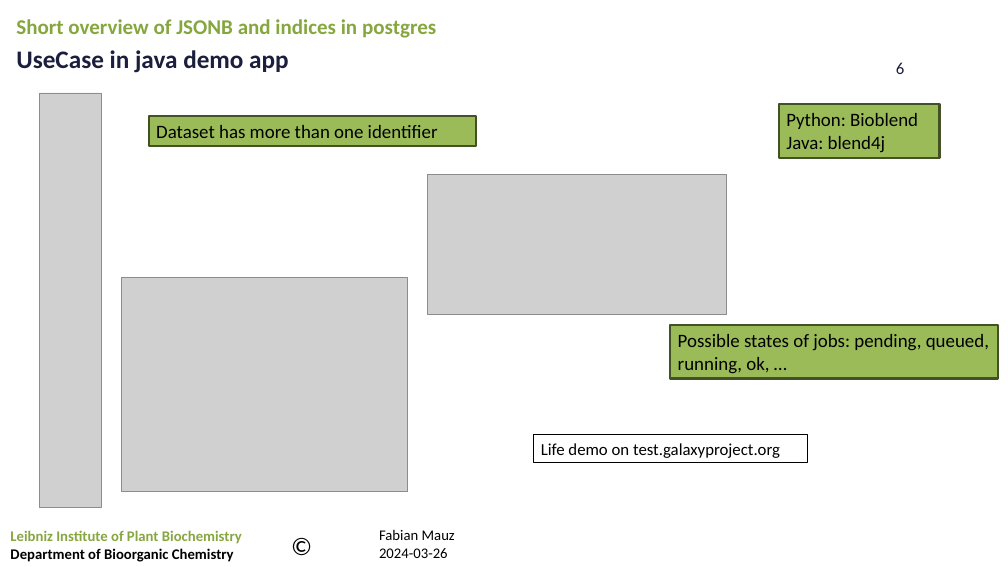
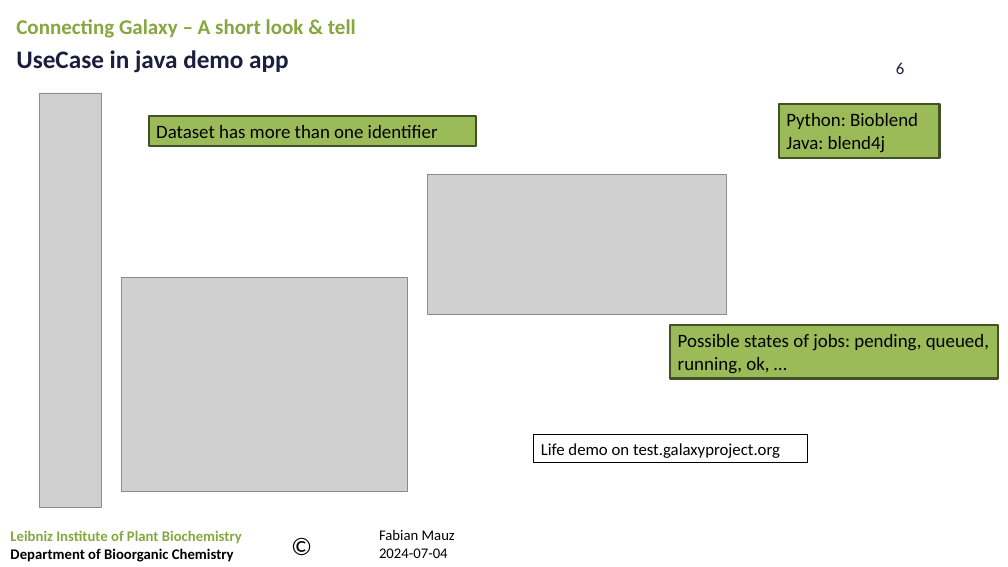
Before and after one commit to FabianMauz/ipb-talk-galaxy-api-20240704, a slide deck: slide 6 of talk/20240704_galaxy-api.pptx. Drawn at 1008x567 pixels with LibreOffice and Linux fonts; fonts in the diff are those of the drawing; grey boxes stand for pictures; background and template pictures are left out. Boxes give left, top, right and bottom in pixels: in the first picture for what was removed or moved away, otherwise in the second. Text is boxed around its words. In the diff, an @@ line names an element or a change of style, - is before the commit and + after.

```diff
--- a/talk/20240704_galaxy-api.pptx
+++ b/talk/20240704_galaxy-api.pptx
@@ text at [16, 19, 356, 38]: text changed @@
-Short overview of JSONB and indices in postgres
+Connecting Galaxy – A short look & tell
@@ text at [379, 548, 448, 558]: text changed @@
-2024-03-26
+2024-07-04
```
Also in this commit, not shown: 8 other slides changed.
